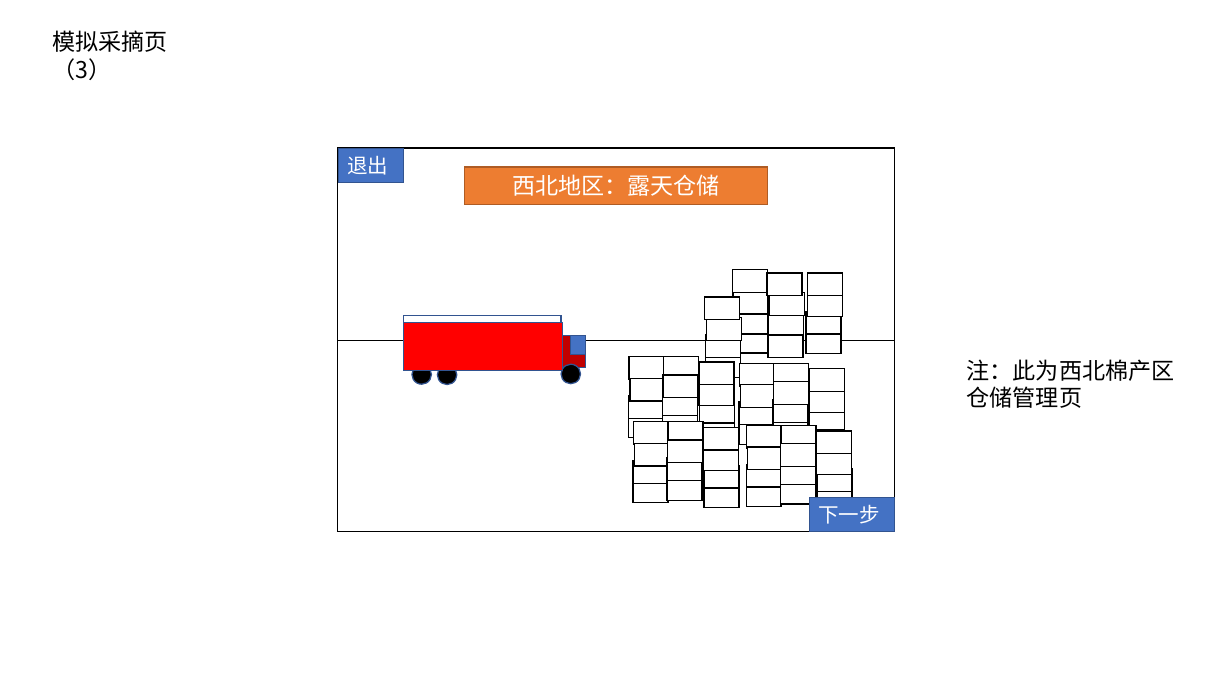
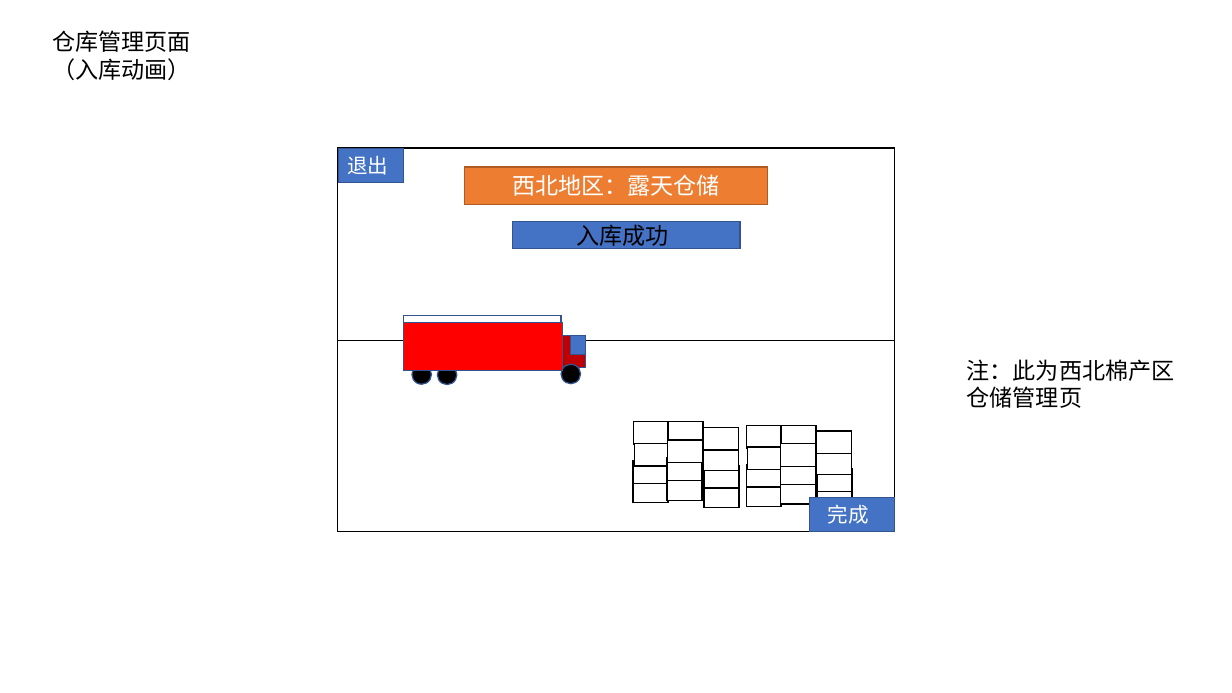
Before and after one commit to jerryfeng2003/The_C_design_on_cotton, a slide deck: slide 22 of 相关资料/界面设计(第一版）.pptx (slide 7 before the commit). Drawn at 1232x693 pixels with LibreOffice and Linux fonts; fonts in the diff are those of the drawing. Boxes give left, top, right and bottom in pixels: in the first picture for what was removed or moved away, otherwise in the second. Text is boxed around its words. In the diff, an @@ line names an element or a change of style, - is before the commit and + after.

```diff
--- a/相关资料/界面设计(第一版）.pptx
+++ b/相关资料/界面设计(第一版）.pptx
@@ text at <box>52,30,191,80</box>: text changed @@
-模拟采摘页（3）
+仓库管理页面（入库动画）
@@ rectangle added at <box>513,222,740,249</box>, fill #4472C4, outline #325491 1 pt @@
@@ text added at <box>576,220,668,249</box>, 18 pt, text #000000 @@
+入库成功
@@ rectangle removed at <box>705,297,740,320</box> @@
@@ rectangle removed at <box>732,270,767,293</box> @@
@@ rectangle removed at <box>733,291,768,314</box> @@
@@ rectangle removed at <box>767,273,802,296</box> @@
@@ rectangle removed at <box>770,293,805,316</box> @@
@@ rectangle removed at <box>808,294,843,317</box> @@
@@ rectangle removed at <box>808,273,843,296</box> @@
@@ rectangle removed at <box>707,318,742,341</box> @@
@@ rectangle removed at <box>733,311,768,335</box> @@
@@ rectangle removed at <box>769,311,804,335</box> @@
@@ rectangle removed at <box>806,311,841,335</box> @@
@@ rectangle removed at <box>705,355,740,378</box> @@
@@ rectangle removed at <box>705,335,740,359</box> @@
@@ rectangle removed at <box>732,331,767,354</box> @@
@@ rectangle removed at <box>768,335,803,359</box> @@
@@ rectangle removed at <box>806,331,841,354</box> @@
@@ group removed at <box>628,357,735,443</box>: 12 rectangles @@
@@ group removed at <box>739,363,845,449</box>: 12 rectangles @@
@@ text in rectangle at <box>828,505,869,524</box>: text changed @@
-下一步
+完成
```
Also in this commit, not shown: 8 other slides changed, 12 slides added, 2 slides removed, 3 other files.
